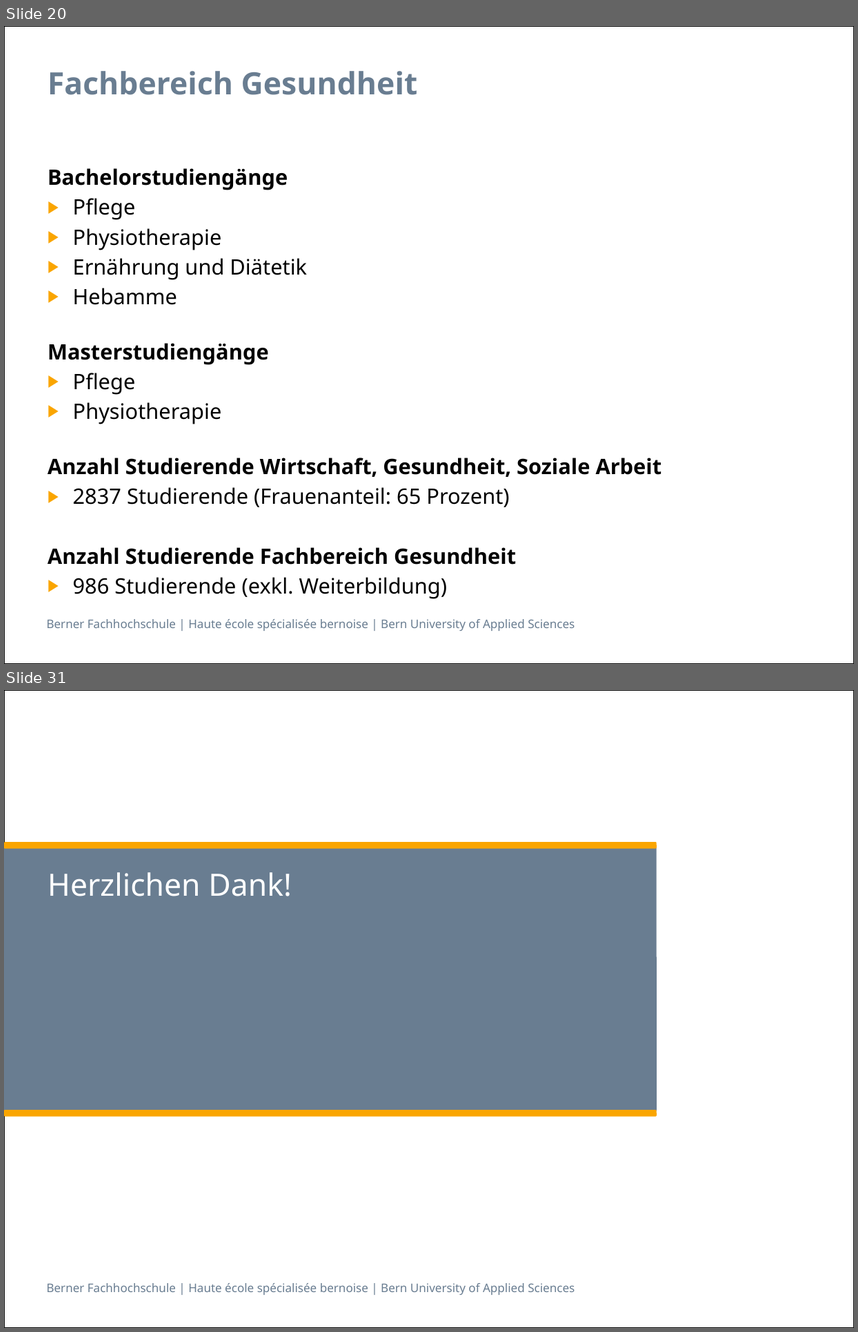
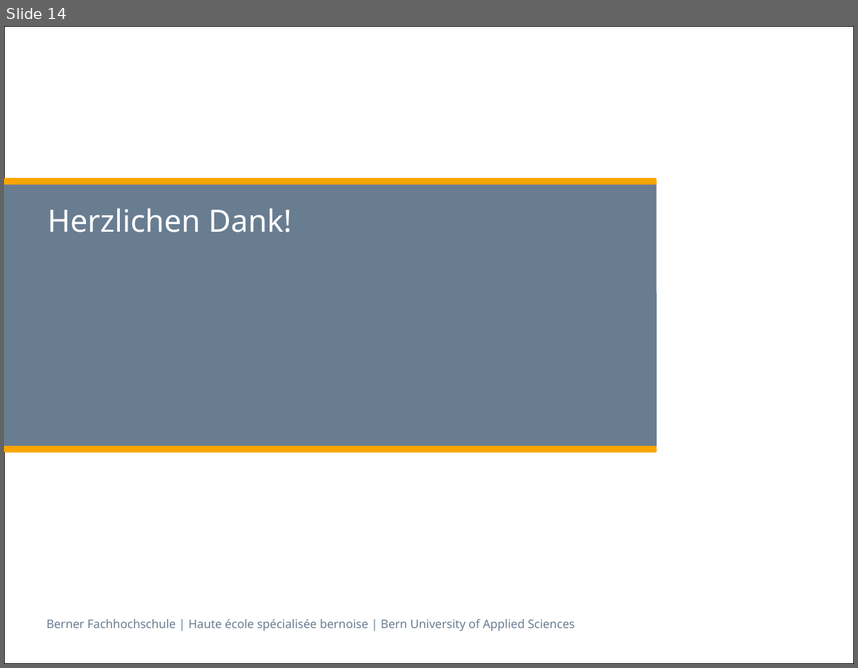
Before and after one commit to zyssm4/ch.bfh.btx8081.w2015.red, a slide deck: doc/Task14/task14_presentation Schlurp.pptx. Shown one above the other, each under a label of ours: slides 20 and 31 before the commit, slide 14 after it; the slides between them are not shown. The pictures are 858x1332 and 858x668 pixels, drawn with LibreOffice and Linux fonts; fonts in the diff are those of the drawing. Boxes give left, top, right and bottom in pixels: in the first picture for what was removed or moved away, otherwise in the second. Text is boxed around its words. In the diff, an @@ line names an element or a change of style, - is before the commit and + after.

```diff
--- a/doc/Task14/task14_presentation Schlurp.pptx
+++ b/doc/Task14/task14_presentation Schlurp.pptx
@@ slide 20 removed at [4,26,854,664], background #FFFFFF; not listed: 2 template elements that a slide beside it also shows @@
@@ title removed at [47,71,418,95] @@
-Fachbereich Gesundheit
@@ text removed at [47,168,662,599] @@
-Bachelorstudiengänge
-▶ Pflege
-▶ Physiotherapie
-▶ Ernährung und Diätetik
-▶ Hebamme
-Masterstudiengänge
-▶ Pflege
-▶ Physiotherapie
-Anzahl Studierende Wirtschaft, Gesundheit, Soziale Arbeit
-▶ 2837 Studierende (Frauenanteil: 65 Prozent)
-Anzahl Studierende Fachbereich Gesundheit
-▶ 986 Studierende (exkl. Weiterbildung)
@@ what was slide 31 is now slide 14 @@
```
Also in this commit, not shown: 1 slide changed, 12 slides added, 28 other slides removed.
